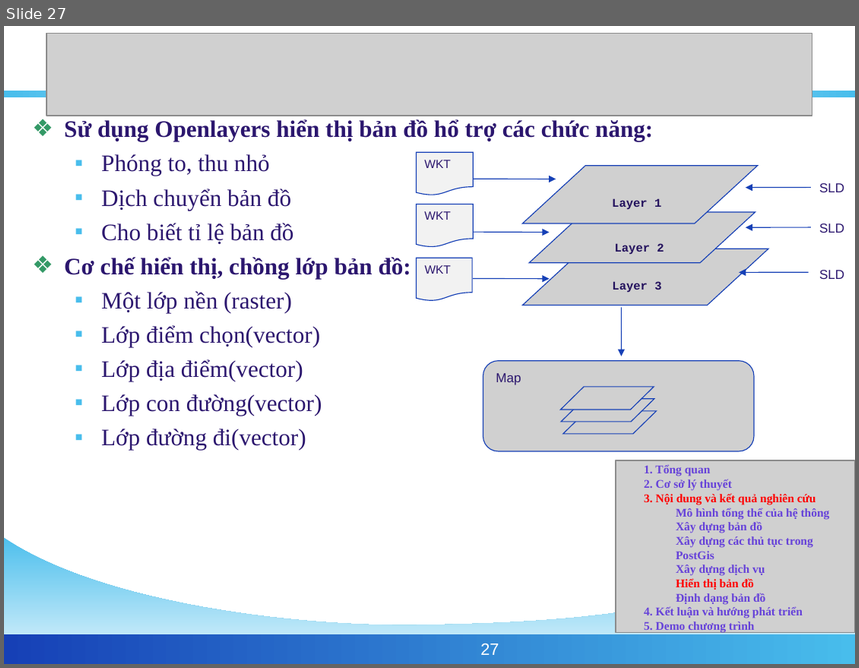
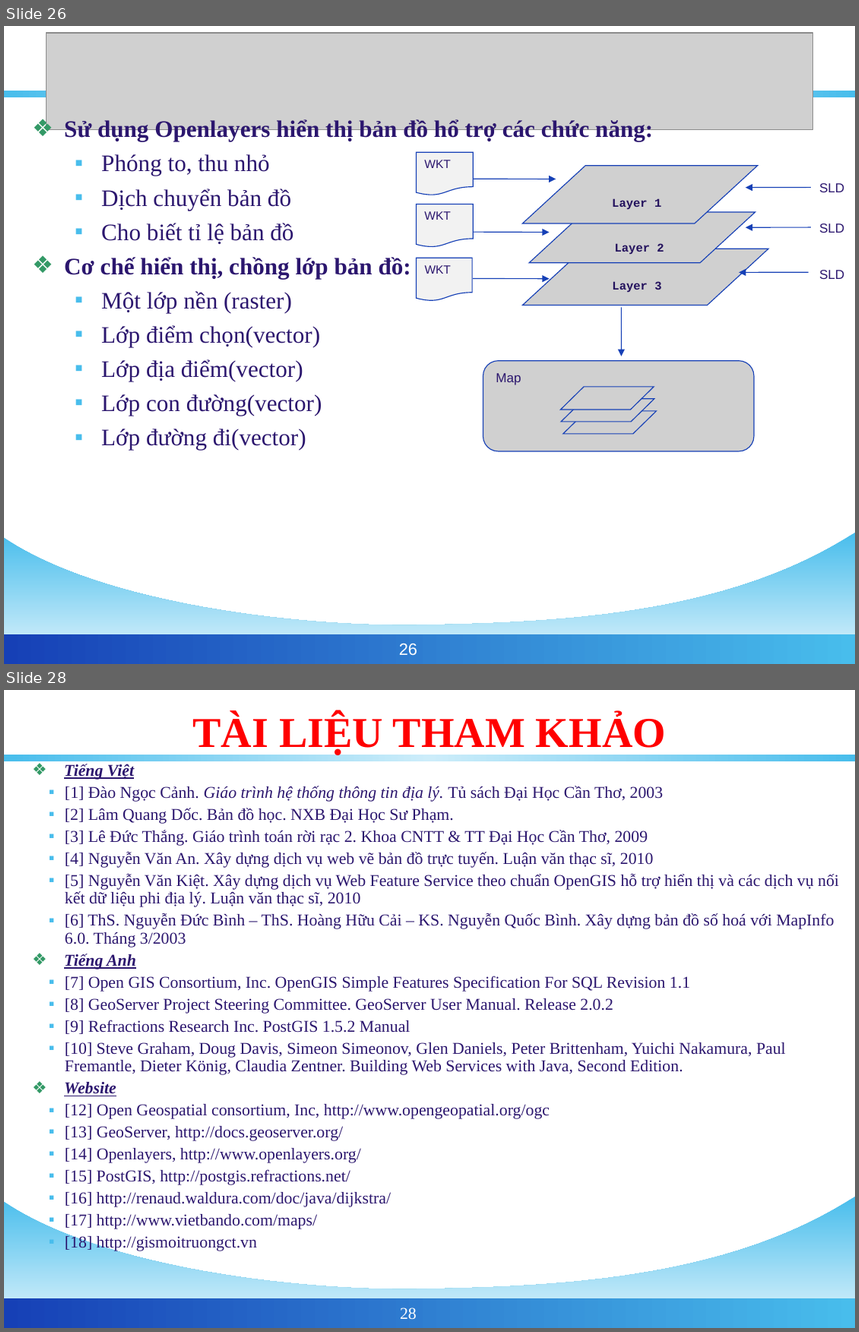
Before and after one commit to phamngsinh/cantho-webgis, a slide deck: Document/Bao Cao/BaoCaoLuanVan2.ppt. Shown one above the other, each under a label of ours: slide 27 before the commit, slides 26 and 28 after it; the slides between them are not shown. The pictures are 859x668 and 859x1332 pixels, drawn with LibreOffice and Linux fonts; fonts in the diff are those of the drawing; grey boxes stand for pictures; background and template pictures are left out. Boxes give left, top, right and bottom in pixels: in the first picture for what was removed or moved away, otherwise in the second. Text is boxed around its words. In the diff, an @@ line names an element or a change of style, - is before the commit and + after.

```diff
--- a/Document/Bao Cao/BaoCaoLuanVan2.ppt
+++ b/Document/Bao Cao/BaoCaoLuanVan2.ppt
@@ slide 28 added at <box>4,690,855,1328</box>, background #FFFFFF; not listed: 3 template elements that a slide beside it also shows @@
@@ title added at <box>193,714,666,755</box>, 36 pt, text #FF0000, bold @@
+TÀI LIỆU THAM KHẢO
@@ text added at <box>64,764,839,1252</box>, 14 pt, text #2B166E @@
+❖ Tiếng Việt
+  ▪ [1] Đào Ngọc Cảnh. Giáo trình hệ thống thông tin địa lý. Tủ sách Đại Học Cần Thơ, 2003
+  ▪ [2] Lâm Quang Dốc. Bản đồ học. NXB Đại Học Sư Phạm.
+  ▪ [3] Lê Đức Thắng. Giáo trình toán rời rạc 2. Khoa CNTT & TT Đại Học Cần Thơ, 2009
+  ▪ [4] Nguyễn Văn An. Xây dựng dịch vụ web vẽ bản đồ trực tuyến. Luận văn thạc sĩ, 2010
+  ▪ [5] Nguyễn Văn Kiệt. Xây dựng dịch vụ Web Feature Service theo chuẩn OpenGIS hỗ trợ hiển thị và các dịch vụ nối kết dữ liệu phi địa lý. Luận văn thạc sĩ, 2010
+  ▪ [6] ThS. Nguyễn Đức Bình – ThS. Hoàng Hữu Cải – KS. Nguyễn Quốc Bình. Xây dựng bản đồ số hoá với MapInfo 6.0. Tháng 3/2003
+❖ Tiếng Anh
+  ▪ [7] Open GIS Consortium, Inc. OpenGIS Simple Features Specification For SQL Revision 1.1
+  ▪ [8] GeoServer Project Steering Committee. GeoServer User Manual. Release 2.0.2
+  ▪ [9] Refractions Research Inc. PostGIS 1.5.2 Manual
+  ▪ [10] Steve Graham, Doug Davis, Simeon Simeonov, Glen Daniels, Peter Brittenham, Yuichi Nakamura, Paul Fremantle, Dieter König, Claudia Zentner. Building Web Services with Java, Second Edition.
+❖ Website
+  ▪ [12] Open Geospatial consortium, Inc, http://www.opengeopatial.org/ogc
+  ▪ [13] GeoServer, http://docs.geoserver.org/
+  ▪ [14] Openlayers, http://www.openlayers.org/
+  ▪ [15] PostGIS, http://postgis.refractions.net/
+  ▪ [16] http://renaud.waldura.com/doc/java/dijkstra/
+  ▪ [17] http://www.vietbando.com/maps/
+  ▪ [18] http://gismoitruongct.vn
@@ page number added at <box>400,1308,417,1319</box>, 14 pt, text #FFFFFF @@
+28
@@ what was slide 27 is now slide 26 @@
@@ slide 26 changed as well @@
@@ picture: place and size @@
-picture at <box>47,34,813,116</box>
+picture at <box>46,33,813,130</box>
@@ picture removed at <box>616,461,855,633</box> @@
@@ text removed at <box>644,465,830,633</box> @@
-1. Tổng quan
-2. Cơ sở lý thuyết
-3. Nội dung và kết quả nghiên cứu
-Mô hình tổng thể của hệ thông
-Xây dựng bản đồ
-Xây dựng các thủ tục trong PostGis
-Xây dựng dịch vụ
-Hiển thị bản đồ
-Định dạng bản đồ
-4. Kết luận và hướng phát triển
-5. Demo chương trình
@@ page number at <box>399,644,417,655</box>: text changed @@
-27
+26
```
Also in this commit, not shown: 26 other slides changed, 1 other slide added, 2 slides removed.
